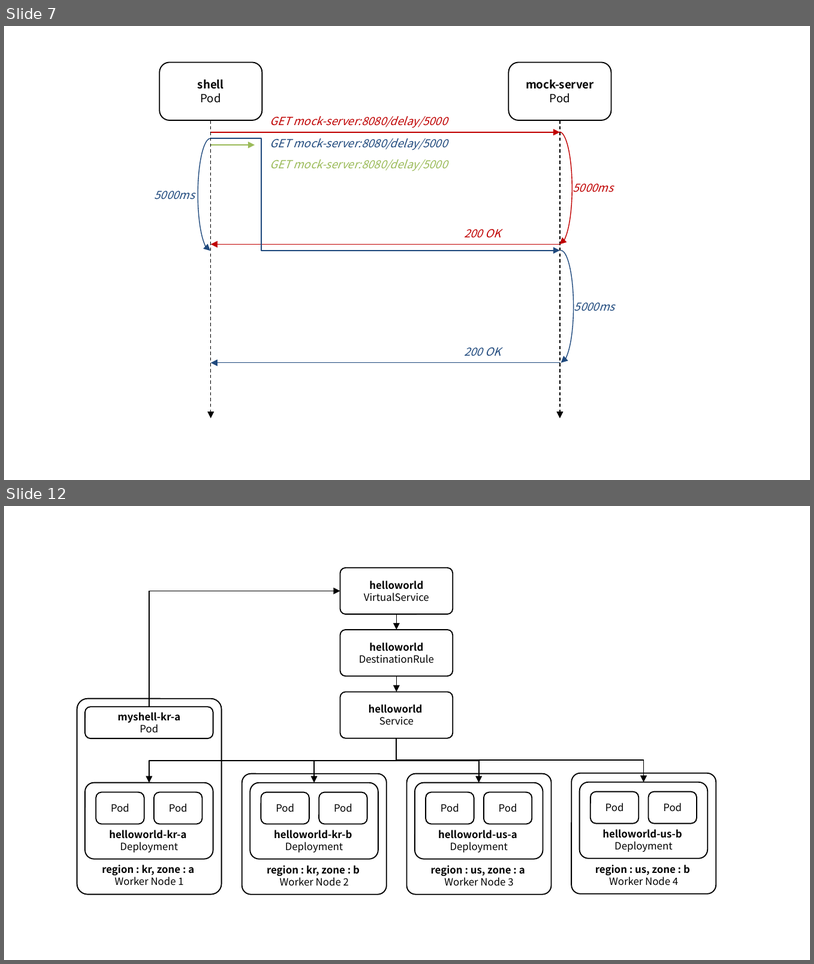
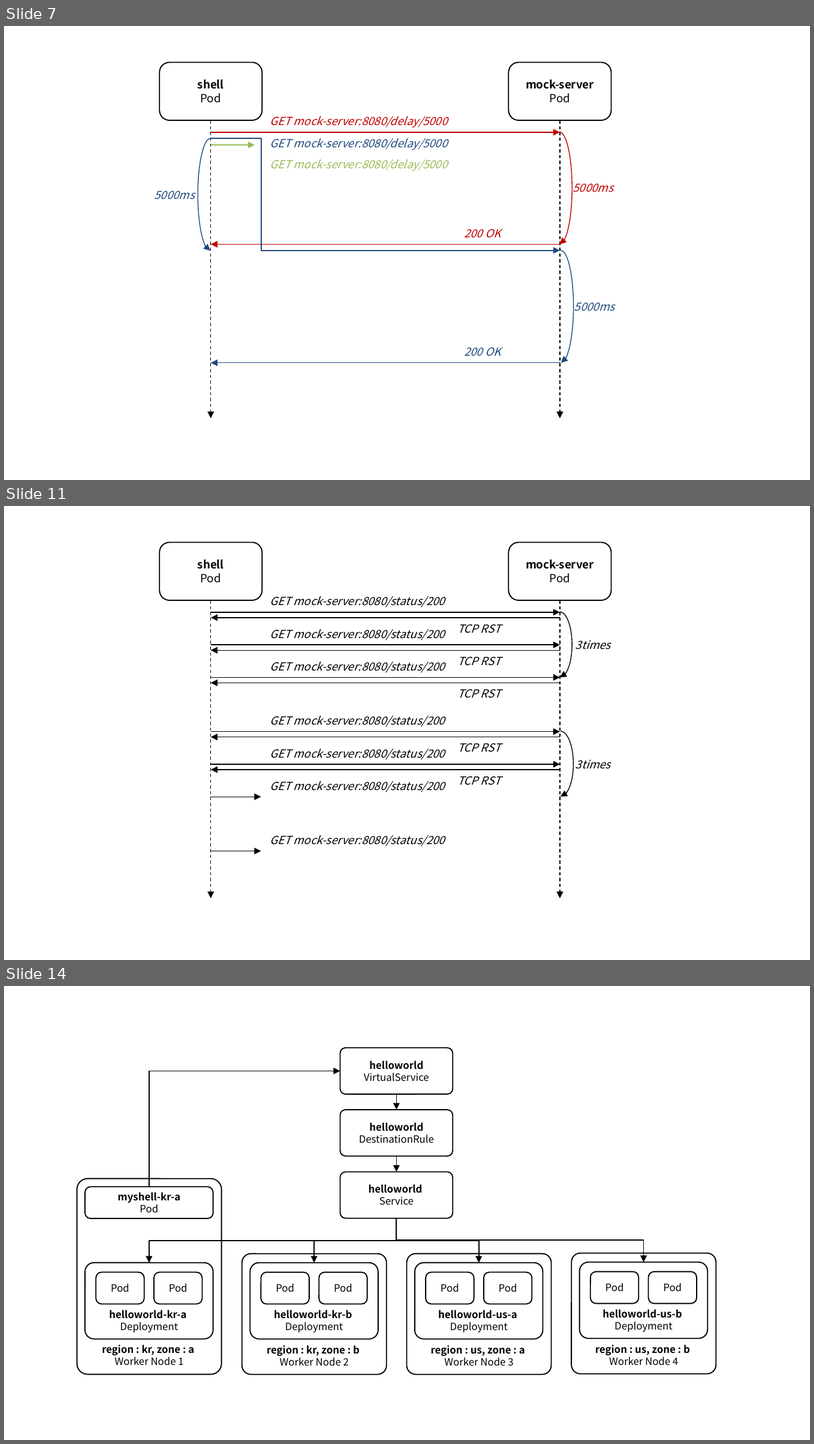
Before and after one commit to ssup2/blog-software, a slide deck: content/docs/theory-analysis/istio-sidecar-proxy-access-log/images/images.pptx. Shown one above the other, each under a label of ours: slides 7 and 12 before the commit, slides 7, 11 and 14 after it; the slides between them are not shown. The pictures are 814x964 and 814x1444 pixels, drawn with LibreOffice and Linux fonts; fonts in the diff are those of the drawing. Boxes give left, top, right and bottom in pixels: in the first picture for what was removed or moved away, otherwise in the second. Text is boxed around its words. In the diff, an @@ line names an element or a change of style, - is before the commit and + after.

```diff
--- a/content/docs/theory-analysis/istio-sidecar-proxy-access-log/images/images.pptx
+++ b/content/docs/theory-analysis/istio-sidecar-proxy-access-log/images/images.pptx
@@ slide 11 added at bbox=[4, 506, 810, 960], background #FFFFFF @@
@@ rounded rectangle added at bbox=[159, 542, 262, 600], fill #FFFFFF, outline #000000 1 pt, 10 pt, text #000000, bold @@
+shell
+Pod
@@ rounded rectangle added at bbox=[509, 542, 611, 600], fill #FFFFFF, outline #000000 1 pt, 10 pt, text #000000, bold @@
+mock-server
+Pod
@@ arrow added from (211, 600) to (211, 898), #000000 0.75 pt dashed @@
@@ arrow added from (211, 612) to (560, 612), #000000 0.75 pt @@
@@ text added at bbox=[270, 596, 445, 607], 10 pt, text #000000, italic @@
+GET mock-server:8080/status/200
@@ arc (boxed as its full ellipse) added at bbox=[548, 612, 573, 677], outline #000000 0.75 pt @@
@@ arrow added from (560, 600) to (560, 898), #000000 0.75 pt dashed @@
@@ arrow added from (560, 617) to (211, 617), #000000 0.75 pt @@
@@ text added at bbox=[270, 629, 445, 640], 10 pt, text #000000, italic @@
+GET mock-server:8080/status/200
@@ text added at bbox=[458, 624, 501, 633], 10 pt, text #000000, italic @@
+TCP RST
@@ arrow added from (211, 645) to (560, 645), #000000 0.75 pt @@
@@ text added at bbox=[576, 640, 611, 649], 10 pt, text #000000, italic @@
+3times
@@ arrow added from (560, 651) to (211, 651), #000000 0.75 pt @@
@@ text added at bbox=[270, 661, 445, 673], 10 pt, text #000000, italic @@
+GET mock-server:8080/status/200
@@ text added at bbox=[458, 657, 501, 666], 10 pt, text #000000, italic @@
+TCP RST
@@ arrow added from (211, 677) to (560, 677), #000000 0.75 pt @@
@@ arrow added from (560, 682) to (211, 682), #000000 0.75 pt @@
@@ text added at bbox=[458, 689, 501, 698], 10 pt, text #000000, italic @@
+TCP RST
@@ text added at bbox=[270, 715, 445, 727], 10 pt, text #000000, italic @@
+GET mock-server:8080/status/200
@@ arrow added from (211, 732) to (560, 732), #000000 0.75 pt @@
@@ arrow added from (560, 736) to (211, 736), #000000 0.75 pt @@
@@ arc (boxed as its full ellipse) added at bbox=[548, 731, 574, 796], outline #000000 0.75 pt @@
@@ text added at bbox=[270, 748, 445, 760], 10 pt, text #000000, italic @@
+GET mock-server:8080/status/200
@@ text added at bbox=[458, 743, 501, 752], 10 pt, text #000000, italic @@
+TCP RST
@@ arrow added from (211, 764) to (560, 764), #000000 0.75 pt @@
@@ arrow added from (560, 769) to (211, 769), #000000 0.75 pt @@
@@ text added at bbox=[576, 759, 611, 769], 10 pt, text #000000, italic @@
+3times
@@ text added at bbox=[270, 781, 445, 792], 10 pt, text #000000, italic @@
+GET mock-server:8080/status/200
@@ text added at bbox=[458, 776, 501, 785], 10 pt, text #000000, italic @@
+TCP RST
@@ arrow added from (211, 796) to (261, 796), #000000 0.75 pt @@
@@ text added at bbox=[270, 835, 445, 846], 10 pt, text #000000, italic @@
+GET mock-server:8080/status/200
@@ arrow added from (211, 851) to (261, 851), #000000 0.75 pt @@
@@ what was slide 12 is now slide 14 @@
```
Also in this commit, not shown: 3 slides changed, 1 other slide added, 1 other file.
